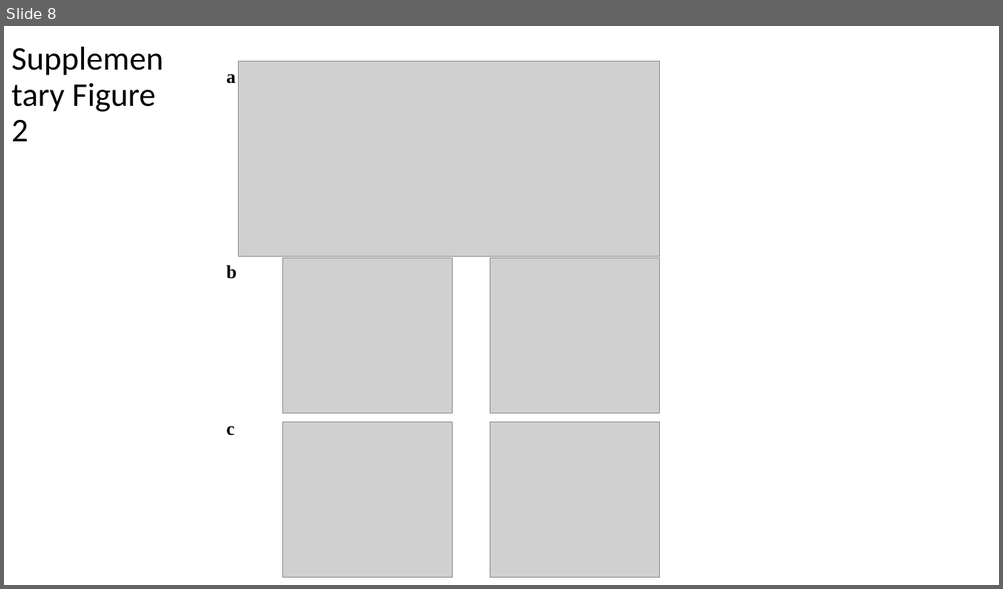
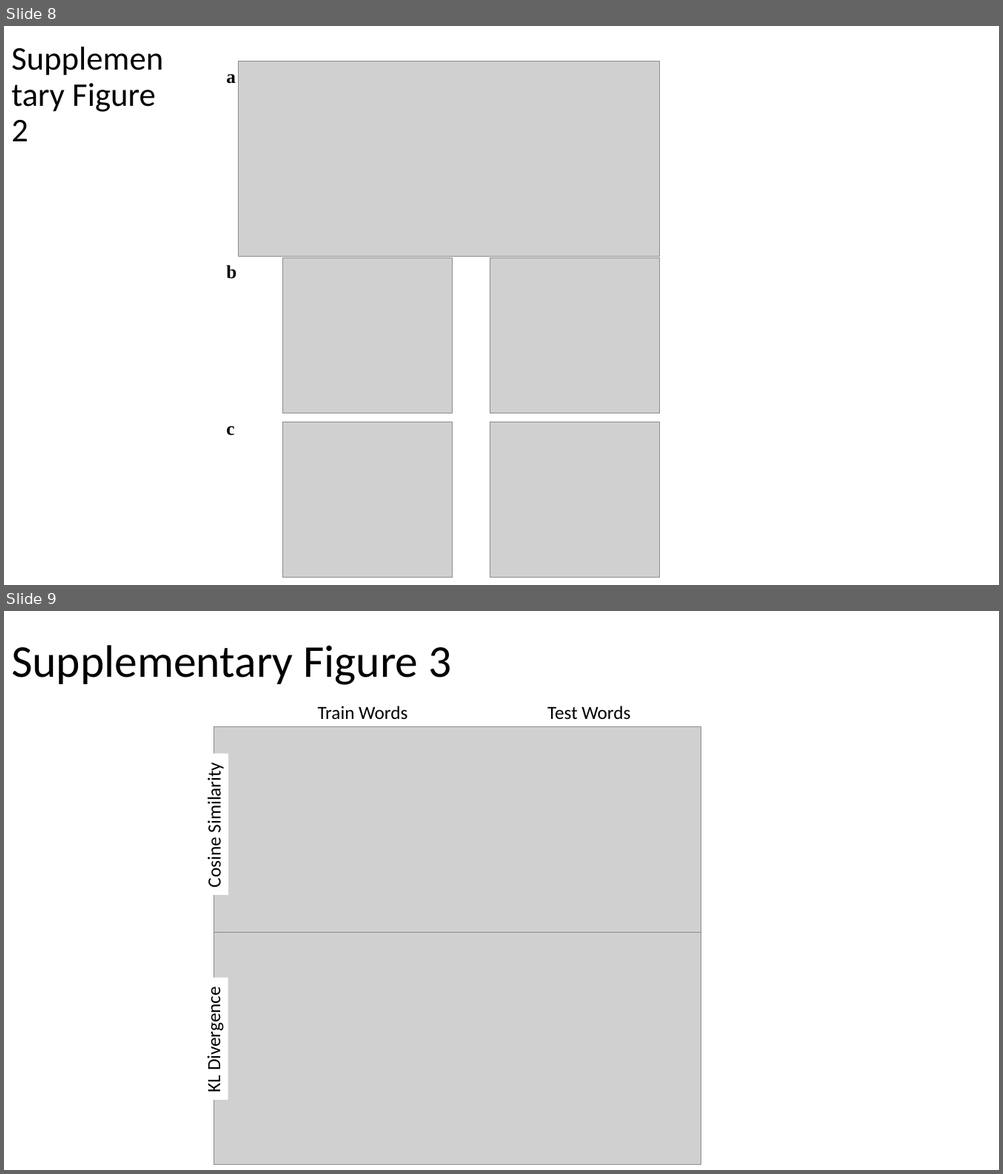
Before and after one commit to JoseAAManzano/CLOUD, a slide deck: results/plots/FIGURES.pptx. Shown one above the other, each under a label of ours: slide 8 before the commit, slides 8 and 9 after it. The pictures are 1003x589 and 1003x1174 pixels, drawn with LibreOffice and Linux fonts; fonts in the diff are those of the drawing; grey boxes stand for pictures. Boxes give left, top, right and bottom in pixels: in the first picture for what was removed or moved away, otherwise in the second. Text is boxed around its words. In the diff, an @@ line names an element or a change of style, - is before the commit and + after.

```diff
--- a/results/plots/FIGURES.pptx
+++ b/results/plots/FIGURES.pptx
@@ slide 9 added at (x1=4, y1=611, x2=999, y2=1170), background #FFFFFF @@
@@ title added at (x1=11, y1=645, x2=452, y2=685), 44 pt, text #000000 @@
+Supplementary Figure 3
@@ text added at (x1=318, y1=706, x2=407, y2=720), 18 pt, text #000000 @@
+Train Words
@@ text added at (x1=547, y1=706, x2=630, y2=720), 18 pt, text #000000 @@
+Test Words
@@ picture added at (x1=213, y1=727, x2=701, y2=960) @@
@@ rectangle added at (x1=199, y1=754, x2=228, y2=895), fill #FFFFFF, 18 pt, text #000000 @@
+Cosine Similarity
@@ picture added at (x1=213, y1=933, x2=701, y2=1165) @@
@@ rectangle added at (x1=198, y1=978, x2=227, y2=1100), fill #FFFFFF, 18 pt, text #000000 @@
+KL Divergence
```
Also in this commit, not shown: 1 other slide added, 9 other files.
